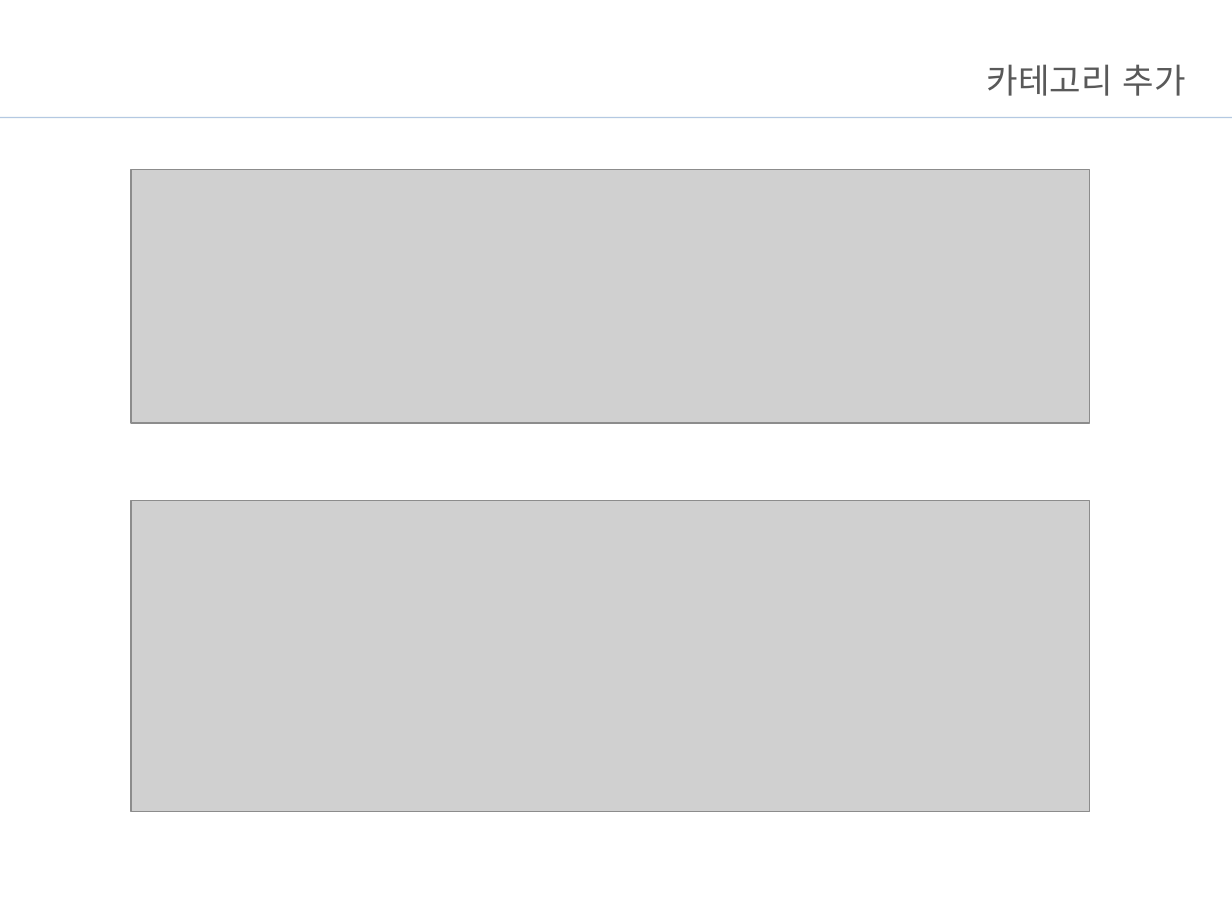
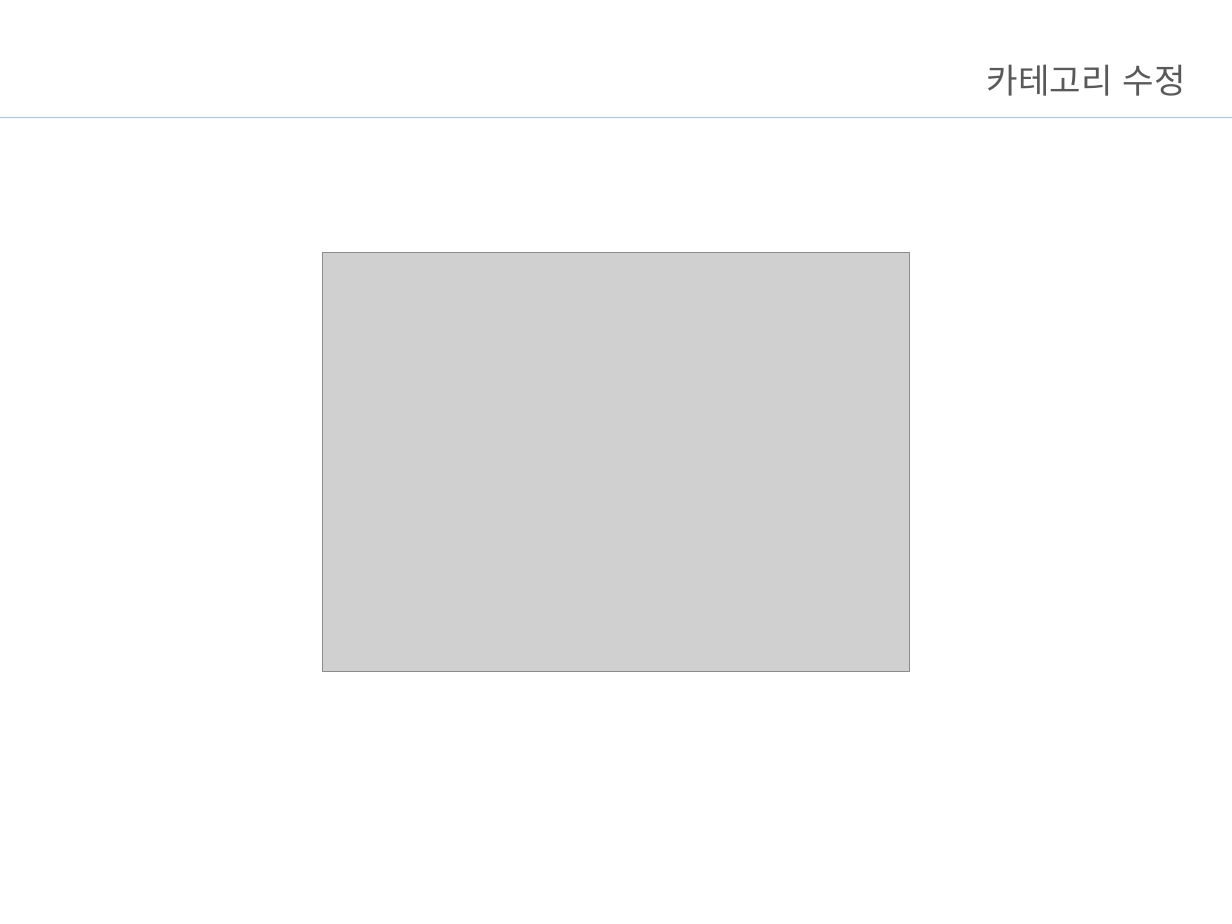
Before and after one commit to Jo-jangho/Web, a slide deck: slide 33 of 과제/JavaScript브리핑.pptx (slide 31 before the commit). Drawn at 1232x924 pixels with LibreOffice and Linux fonts; fonts in the diff are those of the drawing; grey boxes stand for pictures; background and template pictures are left out. Boxes give left, top, right and bottom in pixels: in the first picture for what was removed or moved away, otherwise in the second. Text is boxed around its words. In the diff, an @@ line names an element or a change of style, - is before the commit and + after.

```diff
--- a/과제/JavaScript브리핑.pptx
+++ b/과제/JavaScript브리핑.pptx
@@ title at <box>987,64,1186,96</box>: text changed @@
-카테고리 추가
+카테고리 수정
@@ picture removed at <box>131,170,1089,424</box> @@
@@ picture added at <box>323,253,909,671</box> @@
@@ picture removed at <box>131,500,1089,811</box> @@
```
Also in this commit, not shown: 7 other slides changed, 2 slides added, 5 slides removed, 31 other files.
